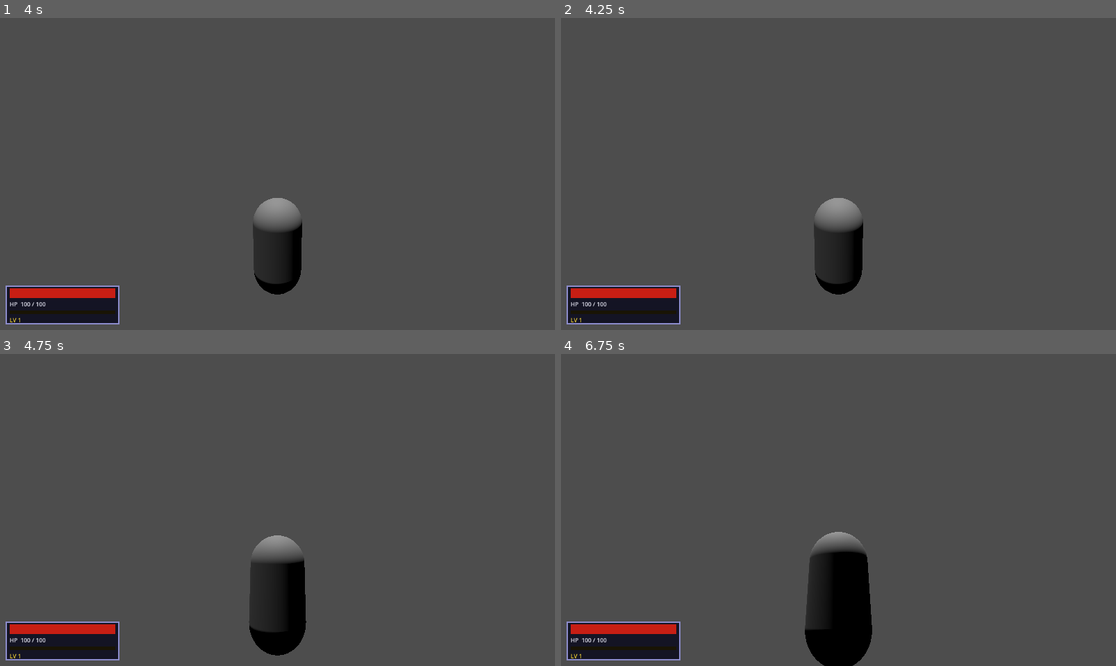
Above: before the commit, frames 1-4 (two rows, left to right).
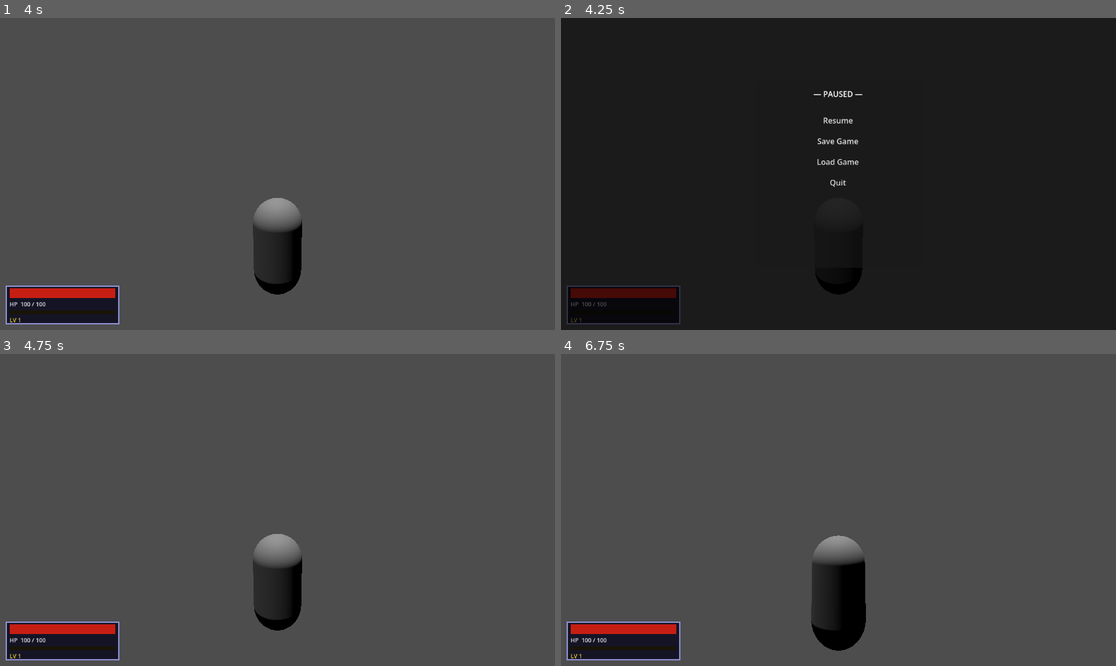
Above: after the commit, the same moments.

Repository: zttimmerman/project-whiskeyjack
Game: Godot game, scene res://scenes/world/TestWorld.tscn
Two runs of this game, one before a commit and one after it. Both use one fixed random seed, a clock stepped at 60 frames per second and the inputs below.
Inputs (mouse positions are in pixels of both pictures, inside the frame that each line leads up to):
- Up to frame 1 (4 s): tap Enter at 0.5 s; move the mouse to (305, 174) at 0.52 s; hold K (attack_heavy) 0.53-1.28 s; hold W (move_forward) from 0.53 s (still down); move the mouse to (249, 174) at 1.27 s; tap J (attack_light) at 1.35 s; move the mouse to (288, 167) at 2.02 s; tap Down (camera_down) at 2.1 s; move the mouse to (271, 180) at 2.77 s; tap Left (camera_left) at 2.85 s; tap Space (dodge) at 3.5 s; move the mouse to (316, 177) at 3.52 s; tap Right (camera_right) at 3.6 s
- Up to frame 2 (4.25 s): keep holding W (move_forward); tap Escape (pause) at 4.15 s
- Up to frame 3 (4.75 s): release W (move_forward) at 4.25 s; click (277, 456) at 4.25 s, where only the run after the commit has a clickable "Resume"
- Up to frame 4 (6.75 s): tap Enter at 5, 6.5 s; move the mouse to (672, 463) at 5.02 s; hold A (move_left) 5.03-5.78 s; tap Up (camera_up) at 5.1 s; tap Space (dodge) at 5.75 s; move the mouse to (866, 510) at 5.77 s; hold S (move_backward) 5.78-6.53 s; hold Space (dodge) 5.78-6.53 s; move the mouse to (755, 432) at 6.52 s; hold D (move_right) from 6.53 s (still down); tap F (interact) at 6.6 s

Frame 1 is identical in both runs. In frame 2, 97% of the frame differs, in the area x 0-100%, y 0-100%; in frame 3, 1.4%; in frame 4, 1.9%.

Commit message:
Implement save/load system and pause menu
- SaveManager.gd: full save_game()/load_game() serializing player
  position, CharacterStats, inventory item IDs, equipment slot IDs,
  and QuestManager active/completed quest state to user://save.json;
  stats saved as final values (equipment mods baked in) so load
  restores stats directly without re-applying modifiers
- PauseMenu.tscn/gd: Control root (process_mode=ALWAYS) with dark
  overlay and centered panel; Resume / Save Game / Load Game / Quit
  buttons; handles "pause" action via _input(); pauses tree and shows
  cursor on open, unpauses and recaptures on resume; "Game Saved!"
  flash label after save; placed inside CanvasLayer so GUI input
  routing works correctly while the tree is paused

Co-Authored-By: Claude Sonnet 4.6 <noreply@anthropic.com>

Diff:
--- a/autoloads/SaveManager.gd
+++ b/autoloads/SaveManager.gd
@@ -2,17 +2,189 @@
 
 const SAVE_PATH := "user://save.json"
 
-# Serializes: player position, CharacterStats, Inventory, equipment,
-# QuestManager state, world flags (doors, killed enemies, etc.)
-
 
 func save_game() -> void:
-	pass
+	var player := _get_player()
+	if not player:
+		push_warning("SaveManager: no player found, aborting save")
+		return
+
+	var data := {
+		"player": _serialize_player(player),
+		"quests": _serialize_quests(),
+	}
+
+	var file := FileAccess.open(SAVE_PATH, FileAccess.WRITE)
+	if not file:
+		push_error("SaveManager: could not open save file for writing")
+		return
+	file.store_string(JSON.stringify(data, "\t"))
+	file.close()
 
 
 func load_game() -> void:
-	pass
+	if not save_exists():
+		push_warning("SaveManager: no save file found")
+		return
+
+	var file := FileAccess.open(SAVE_PATH, FileAccess.READ)
+	if not file:
+		push_error("SaveManager: could not open save file for reading")
+		return
+	var text := file.get_as_text()
+	file.close()
+
+	var json := JSON.new()
+	if json.parse(text) != OK:
+		push_error("SaveManager: failed to parse save file")
+		return
+	var data = json.get_data()
+	if not data is Dictionary:
+		return
+
+	if data.has("quests"):
+		_deserialize_quests(data["quests"])
+
+	var player := _get_player()
+	if player and data.has("player"):
+		_deserialize_player(player, data["player"])
 
 
 func save_exists() -> bool:
-	return false
+	return FileAccess.file_exists(SAVE_PATH)
+
+
+# ── Helpers ───────────────────────────────────────────────────────────────────
+
+func _get_player() -> Node:
+	if GameManager.player:
+		return GameManager.player
+	return get_tree().get_first_node_in_group("player")
+
+
+# ── Serialization ─────────────────────────────────────────────────────────────
+
+func _serialize_player(player: Node) -> Dictionary:
+	var pos: Vector3 = player.global_position
+	var result: Dictionary = {
+		"position": [pos.x, pos.y, pos.z],
+	}
+
+	var stats: CharacterStats = player.get("stats")
+	if stats:
+		result["stats"] = {
+			"max_hp": stats.max_hp,
+			"current_hp": stats.current_hp,
+			"attack": stats.attack,
+			"defense": stats.defense,
+			"speed": stats.speed,
+			"level": stats.level,
+			"experience": stats.experience,
+			"experience_to_next_level": stats.experience_to_next_level,
+		}
+
+	var inventory: Inventory = player.get("inventory")
+	if inventory:
+		var item_ids: Array = []
+		for item in inventory.items:
+			item_ids.append(item.id)
+
+		var eq: Dictionary = {}
+		for slot in inventory.equipment:
+			var equipped: Item = inventory.equipment[slot]
+			eq[slot] = equipped.id if equipped else ""
+
+		result["inventory"] = {
+			"items": item_ids,
+			"equipment": eq,
+		}
+
+	return result
+
+
+func _serialize_quests() -> Dictionary:
+	var active: Dictionary = {}
+	for quest_id in QuestManager._active_quests:
+		active[quest_id] = QuestManager._active_quests[quest_id].get("stage", "")
+	return {
+		"active": active,
+		"completed": QuestManager._completed_quests.duplicate(),
+	}
+
+
+# ── Deserialization ───────────────────────────────────────────────────────────
+
+func _deserialize_player(player: Node, data: Dictionary) -> void:
+	# Position
+	if data.has("position"):
+		var arr: Array = data["position"]
+		if arr.size() == 3:
+			player.global_position = Vector3(float(arr[0]), float(arr[1]), float(arr[2]))
+
+	# Stats — restore directly; saved values already include any equipment modifiers.
+	# Equipment modifiers are NOT re-applied here; the saved numbers are authoritative.
+	var stats: CharacterStats = player.get("stats")
+	if stats and data.has("stats"):
+		var s: Dictionary = data["stats"]
+		stats.max_hp = int(s.get("max_hp", stats.max_hp))
+		stats.current_hp = int(s.get("current_hp", stats.current_hp))
+		stats.attack = int(s.get("attack", stats.attack))
+		stats.defense = int(s.get("defense", stats.defense))
+		stats.speed = float(s.get("speed", stats.speed))
+		stats.level = int(s.get("level", stats.level))
+		stats.experience = int(s.get("experience", stats.experience))
+		stats.experience_to_next_level = int(s.get("experience_to_next_level", stats.experience_to_next_level))
+		# Notify HUD
+		stats.emit_signal("health_changed", stats.current_hp, stats.max_hp)
+		stats.emit_signal("xp_changed", stats.experience, stats.experience_to_next_level)
+
+	# Inventory — clear and rebuild from saved item IDs.
+	# Equipment slots are restored by reference only; modifiers are NOT re-applied
+	# because the saved stats already reflect them.
+	var inventory: Inventory = player.get("inventory")
+	if inventory and data.has("inventory"):
+		var inv_data: Dictionary = data["inventory"]
+
+		inventory.items.clear()
+		for slot in inventory.equipment:
+			inventory.equipment[slot] = null
+
+		var item_ids: Array = inv_data.get("items", [])
+		for raw_id in item_ids:
+			var item := _load_item(str(raw_id))
+			if item:
+				inventory.items.append(item)
+
+		# Restore equipment slot references without re-applying modifiers
+		var eq_data: Dictionary = inv_data.get("equipment", {})
+		for slot in eq_data:
+			var item_id: String = str(eq_data[slot])
+			if item_id.is_empty():
+				continue
+			for item in inventory.items:
+				if item.id == item_id:
+					inventory.equipment[slot] = item
+					break
+
+
+func _deserialize_quests(data: Dictionary) -> void:
+	QuestManager._active_quests.clear()
+	QuestManager._completed_quests.clear()
+
+	var completed: Array = data.get("completed", [])
+	for quest_id in completed:
+		QuestManager._completed_quests.append(str(quest_id))
+
+	var active: Dictionary = data.get("active", {})
+	for quest_id in active:
+		var stage: String = str(active[quest_id])
+		var quest_data: Dictionary = QuestManager._load_quest_data(str(quest_id))
+		QuestManager._active_quests[str(quest_id)] = {"data": quest_data, "stage": stage}
+
+
+func _load_item(item_id: String) -> Item:
+	var path := "res://data/items/%s.tres" % item_id
+	if not ResourceLoader.exists(path):
+		push_warning("SaveManager: item resource not found: %s" % path)
+		return null
+	return load(path) as Item
--- /dev/null
+++ b/scenes/ui/PauseMenu.gd
@@ -0,0 +1,62 @@
+extends Control
+
+@onready var panel: Panel = $MainPanel
+@onready var resume_btn: Button = $MainPanel/Margin/VBox/ResumeButton
+@onready var save_btn: Button = $MainPanel/Margin/VBox/SaveButton
+@onready var load_btn: Button = $MainPanel/Margin/VBox/LoadButton
+@onready var quit_btn: Button = $MainPanel/Margin/VBox/QuitButton
+@onready var saved_label: Label = $MainPanel/Margin/VBox/SavedLabel
+
+
+func _ready() -> void:
+	hide()
+	resume_btn.pressed.connect(_on_resume_pressed)
+	save_btn.pressed.connect(_on_save_pressed)
+	load_btn.pressed.connect(_on_load_pressed)
+	quit_btn.pressed.connect(_on_quit_pressed)
+
+
+func _input(event: InputEvent) -> void:
+	if event.is_action_pressed("pause"):
+		if visible:
+			_do_resume()
+		else:
+			_do_open()
+		get_viewport().set_input_as_handled()
+
+
+func _do_open() -> void:
+	saved_label.hide()
+	show()
+	get_tree().paused = true
+	Input.mouse_mode = Input.MOUSE_MODE_VISIBLE
+
+
+func _do_resume() -> void:
+	hide()
+	get_tree().paused = false
+	Input.mouse_mode = Input.MOUSE_MODE_CAPTURED
+
+
+func _on_resume_pressed() -> void:
+	_do_resume()
+
+
+func _on_save_pressed() -> void:
+	SaveManager.save_game()
+	saved_label.text = "Game Saved!"
+	saved_label.show()
+	# create_timer defaults to process_always=true so it ticks through pause
+	await get_tree().create_timer(1.5).timeout
+	if is_instance_valid(saved_label):
+		saved_label.hide()
+
+
+func _on_load_pressed() -> void:
+	_do_resume()
+	SaveManager.load_game()
+
+
+func _on_quit_pressed() -> void:
+	get_tree().paused = false
+	get_tree().quit()
--- /dev/null
+++ b/scenes/ui/PauseMenu.tscn
@@ -0,0 +1,61 @@
+[gd_scene format=3 uid="uid://d0513t21m2eqq"]
+
+[ext_resource type="Script" uid="uid://pmenu0gd0001" path="res://scenes/ui/PauseMenu.gd" id="1_script"]
+
+[node name="PauseMenu" type="Control"]
+script = ExtResource("1_script")
+anchor_right = 1.0
+anchor_bottom = 1.0
+process_mode = 3
+
+[node name="Overlay" type="ColorRect" parent="."]
+anchor_right = 1.0
+anchor_bottom = 1.0
+color = Color(0, 0, 0, 0.65)
+mouse_filter = 0
+
+[node name="MainPanel" type="Panel" parent="."]
+anchor_left = 0.35
+anchor_top = 0.2
+anchor_right = 0.65
+anchor_bottom = 0.8
+
+[node name="Margin" type="MarginContainer" parent="MainPanel"]
+anchor_right = 1.0
+anchor_bottom = 1.0
+theme_override_constants/margin_left = 16
+theme_override_constants/margin_top = 16
+theme_override_constants/margin_right = 16
+theme_override_constants/margin_bottom = 16
+
+[node name="VBox" type="VBoxContainer" parent="MainPanel/Margin"]
+anchor_right = 1.0
+anchor_bottom = 1.0
+theme_override_constants/separation = 12
+
+[node name="TitleLabel" type="Label" parent="MainPanel/Margin/VBox"]
+text = "— PAUSED —"
+horizontal_alignment = 1
+
+[node name="HSep" type="HSeparator" parent="MainPanel/Margin/VBox"]
+
+[node name="ResumeButton" type="Button" parent="MainPanel/Margin/VBox"]
+text = "Resume"
+size_flags_horizontal = 3
+
+[node name="SaveButton" type="Button" parent="MainPanel/Margin/VBox"]
+text = "Save Game"
+size_flags_horizontal = 3
+
+[node name="LoadButton" type="Button" parent="MainPanel/Margin/VBox"]
+text = "Load Game"
+size_flags_horizontal = 3
+
+[node name="QuitButton" type="Button" parent="MainPanel/Margin/VBox"]
+text = "Quit"
+size_flags_horizontal = 3
+
+[node name="SavedLabel" type="Label" parent="MainPanel/Margin/VBox"]
+text = "Game Saved!"
+horizontal_alignment = 1
+visible = false
--- a/scenes/world/TestWorld.tscn
+++ b/scenes/world/TestWorld.tscn
@@ -9,6 +9,7 @@
 [ext_resource type="PackedScene" uid="uid://invui0tscn001" path="res://scenes/ui/InventoryUI.tscn" id="7_invui"]
 [ext_resource type="PackedScene" uid="uid://npc0tscn00001" path="res://scenes/npcs/NPC.tscn" id="8_npc"]
 [ext_resource type="PackedScene" uid="uid://dlgui0tscn001" path="res://scenes/ui/DialogueUI.tscn" id="9_dlgui"]
+[ext_resource type="PackedScene" uid="uid://d0513t21m2eqq" path="res://scenes/ui/PauseMenu.tscn" id="10_pausemenu"]
 
 [sub_resource type="PlaneMesh" id="PlaneMesh_l8xpf"]
 size = Vector2(20, 20)
@@ -79,3 +80,5 @@
 [node name="InventoryUI" parent="CanvasLayer" instance=ExtResource("7_invui")]
 
 [node name="DialogueUI" parent="CanvasLayer" instance=ExtResource("9_dlgui")]
+
+[node name="PauseMenu" parent="CanvasLayer" instance=ExtResource("10_pausemenu")]
Not shown, added: scenes/ui/PauseMenu.gd.uid
